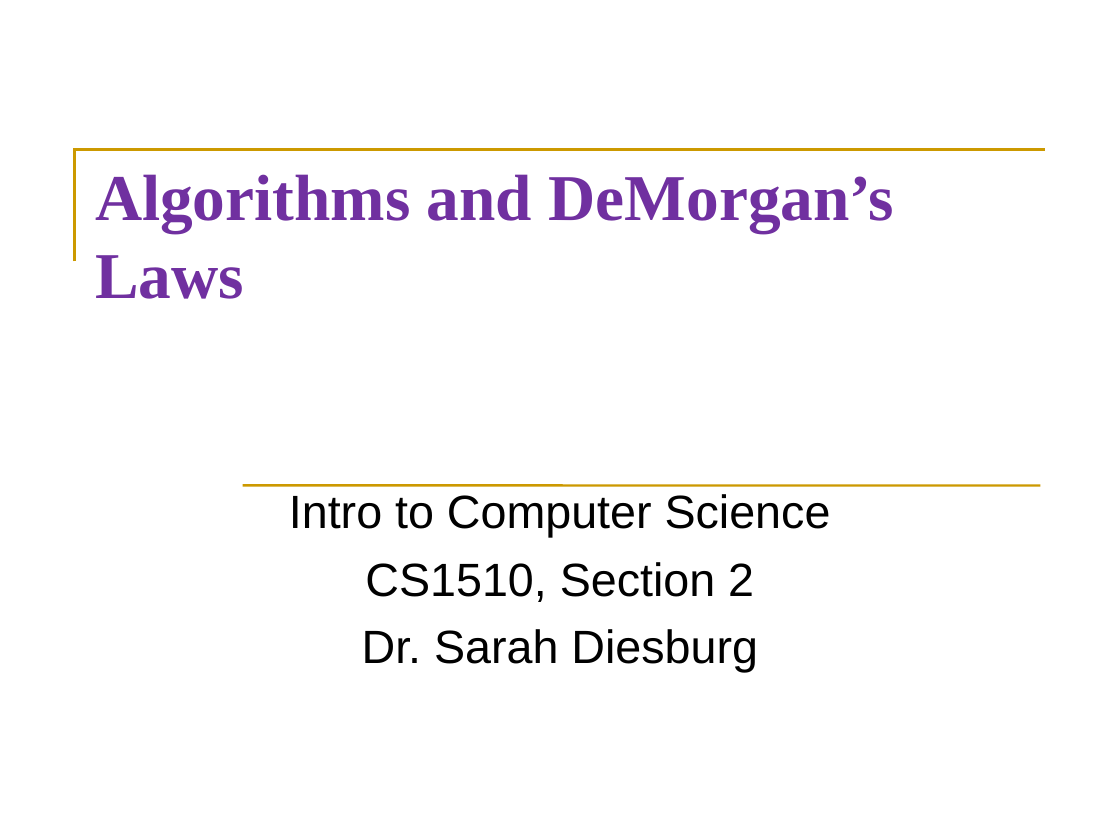
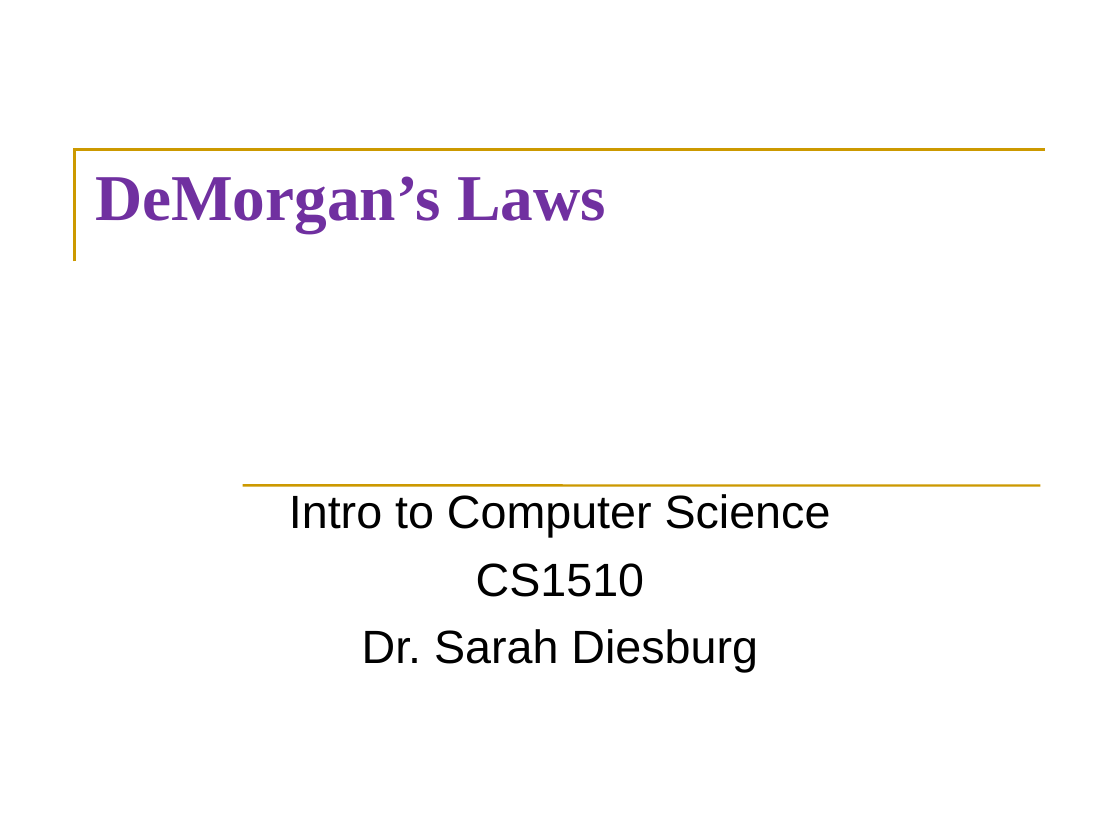
Before and after one commit to diesburg/cs1510_sp26, a slide deck: slide 1 of sessions/s14/s14.ppt. Drawn at 1120x840 pixels with LibreOffice and Linux fonts; fonts in the diff are those of the drawing. Boxes give left, top, right and bottom in pixels: in the first picture for what was removed or moved away, otherwise in the second. Text is boxed around its words. In the diff, an @@ line names an element or a change of style, - is before the commit and + after.

```diff
--- a/sessions/s14/s14.ppt
+++ b/sessions/s14/s14.ppt
@@ title at [95, 176, 606, 232]: text changed @@
-Algorithms and DeMorgan’s Laws
+DeMorgan’s Laws
@@ subtitle at [476, 563, 645, 597]: text changed @@
-CS1510, Section 2
+CS1510
```
Also in this commit, not shown: 1 other slide changed, 3 slides added, 23 slides removed, 2 other files.
